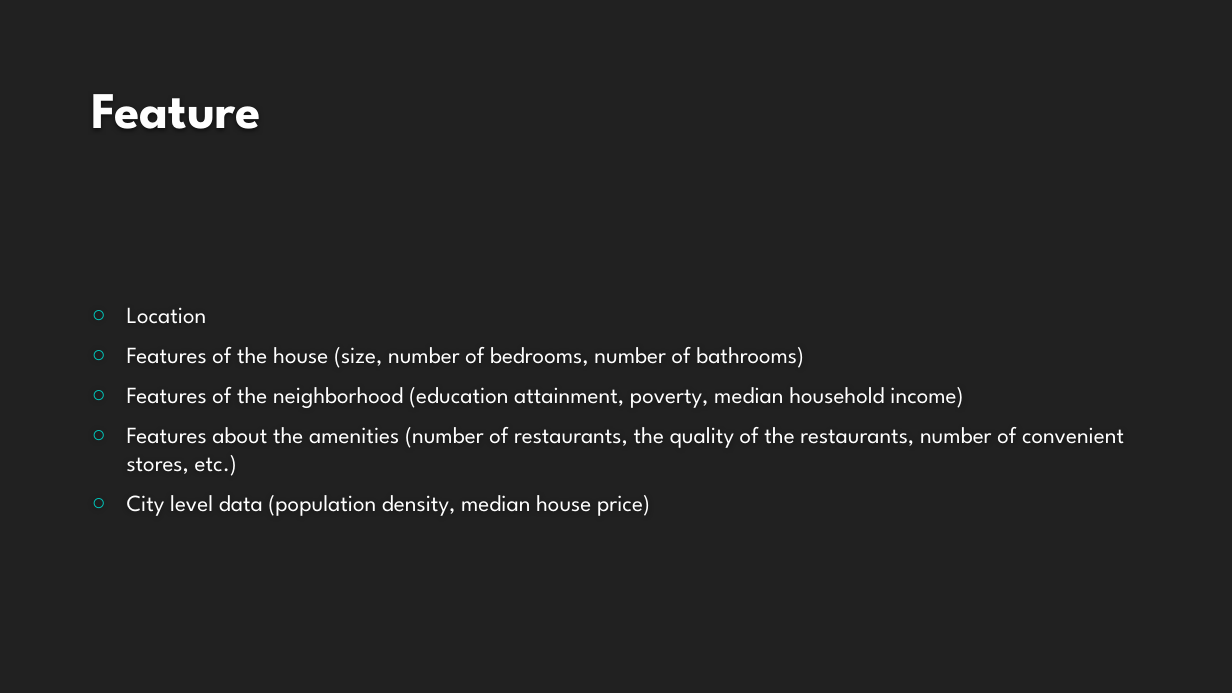
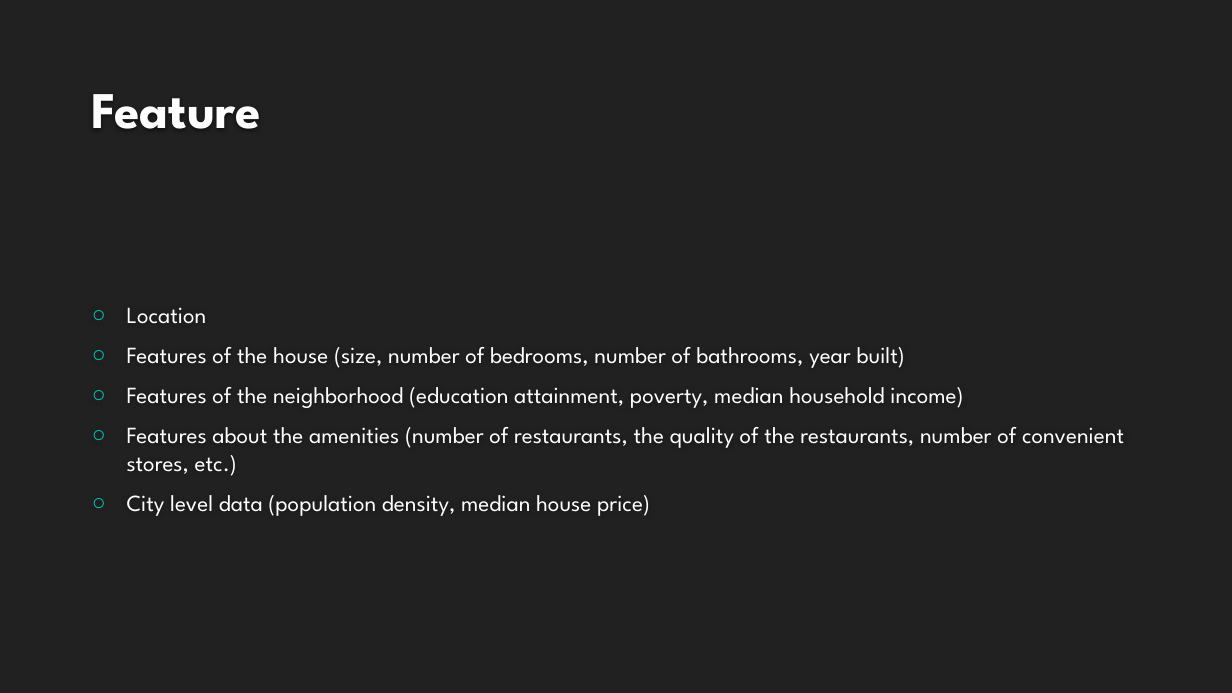
Before and after one commit to royli1013/15388_project, a slide deck: slide 2 of presentation.pptx. Drawn at 1232x693 pixels with LibreOffice and Linux fonts; fonts in the diff are those of the drawing; background and template pictures are left out. Boxes give left, top, right and bottom in pixels: in the first picture for what was removed or moved away, otherwise in the second. Text is boxed around its words. In the diff, an @@ line names an element or a change of style, - is before the commit and + after.

```diff
--- a/presentation.pptx
+++ b/presentation.pptx
@@ text at <box>127,347,905,368</box>: text changed @@
-○ Features of the house (size, number of bedrooms, number of bathrooms)
+○ Features of the house (size, number of bedrooms, number of bathrooms, year built)
```
Also in this commit, not shown: 2 other slides changed, 6 other files.
